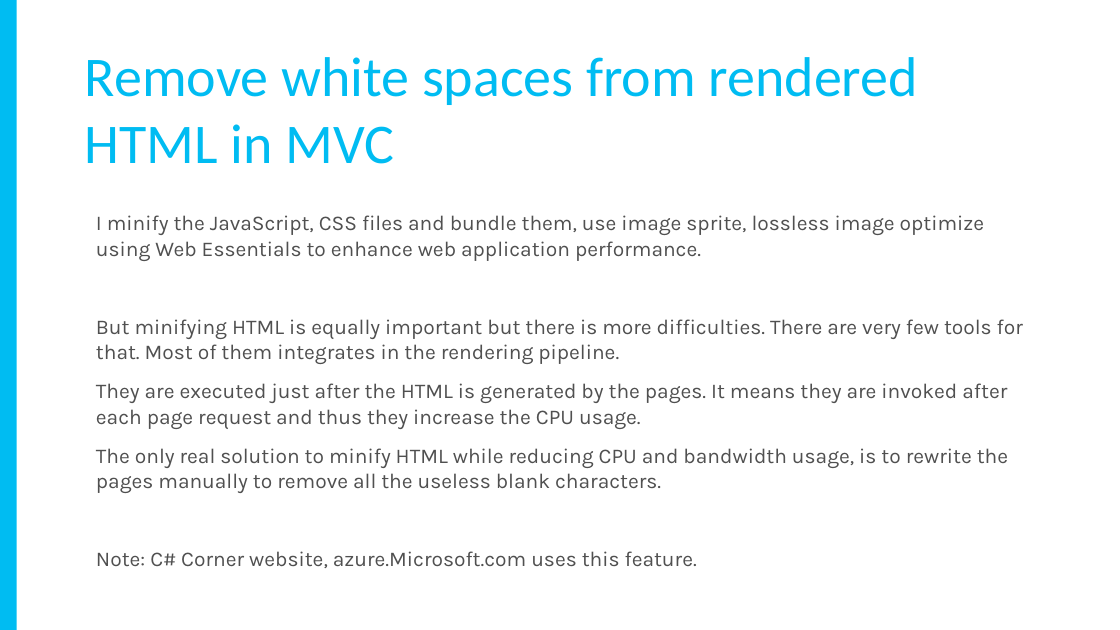
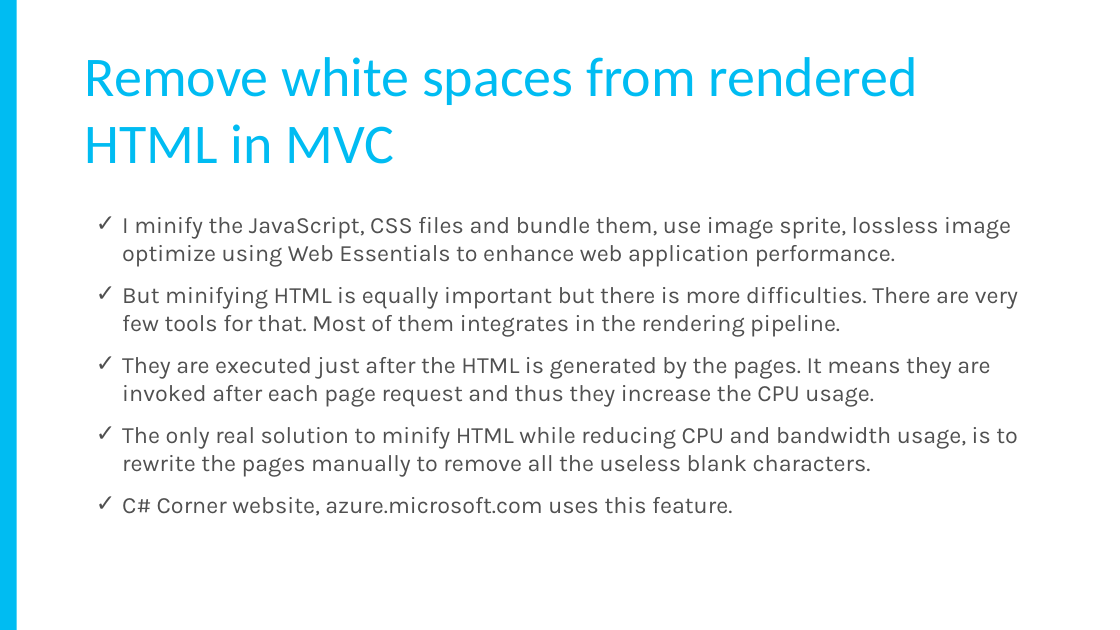
Before and after one commit to yadavavijay/tips-tricks, a slide deck: slide 13 of EmptyProject/Slides.pptx (slide 10 before the commit). Drawn at 1120x630 pixels with LibreOffice and Linux fonts; fonts in the diff are those of the drawing. Boxes give left, top, right and bottom in pixels: in the first picture for what was removed or moved away, otherwise in the second. Text is boxed around its words. In the diff, an @@ line names an element or a change of style, - is before the commit and + after.

```diff
--- a/EmptyProject/Slides.pptx
+++ b/EmptyProject/Slides.pptx
@@ text at [122, 217, 1018, 476]: size 18 to 20 pt; bullet none to ✓ @@
@@ text at [122, 497, 732, 516]: text changed; size 18 to 20 pt @@
-Note: C# Corner website, azure.Microsoft.com uses this feature.
+✓ C# Corner website, azure.microsoft.com uses this feature.
```
Also in this commit, not shown: 7 other slides changed, 4 slides added, 1 slide removed.
